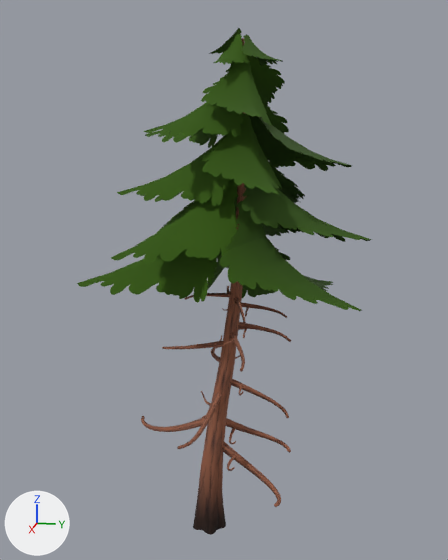
Before and after pictures for a commit that changed the glTF model assets/nature/Pine_3.gltf.
Camera for both pictures: a camera (50 mm lens) standing at (8.44, 1.93, 5.86) and looking at (-0.34, 0.17, 3.67). The lights are fixed; the arrows at lower left show +X, +Y and +Z. The older version comes first. Vertices at exactly the same position are counted once.

The first picture shows 'Pine_3'.
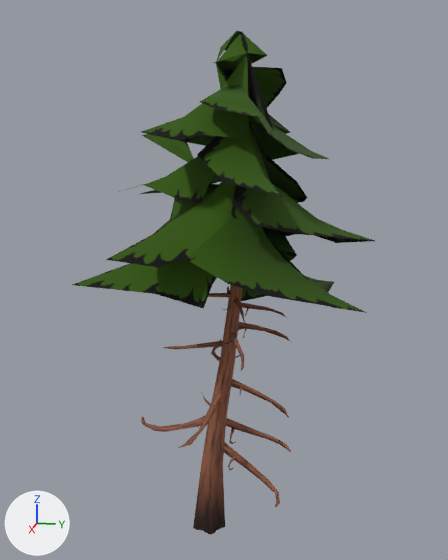
The change, as JSON lines over the scene's bpy script:
```json
{"block": "mat_leaves_pine", "change": "nodes: BsdfPrincipled, Math x3, Mix, OutputMaterial, TexImage, VertexColor"}
{"block": "mat_leaves_pine", "change": "nodes: BsdfPrincipled, OutputMaterial, TexImage"}
{"block": "me_tree_030", "where": "# used by ob_pine_3; location = (0.0, 0.0, 0.0)"}
{"op": "remove", "block": "me_tree_030", "code": "me_tree_030.from_pydata(...)  # 2769 vertices, 4964 faces; spans x -2.11..1.5, y -1.7..2.29, z -0.24..7.16"}
{"op": "add", "block": "me_tree_030", "code": "me_tree_030.from_pydata(...)  # 691 vertices, 1118 faces; spans x -2.11..1.5, y -1.7..2.29, z -0.24..7.09"}
{"block": "me_tree_030", "change": "me_tree_030 part 1: 10 vertices moved within x 0.0..0.34, y -0.15..0.6, z 1.1..3.56; 2078 vertices removed from x -1.68..1.2, y -1.32..2.01, z -0.24..7.16"}
```

What differs and where, as boxes [x1, y1, x2, y2] in the pictures (448 x 560 px):
```json
{"object": "Pine_3", "change": "recoloured, reshaped", "before": [77, 28, 371, 535], "after": [73, 31, 375, 535]}
{"part": 1, "of": "me_tree_030", "change": "reshaped", "before": [77, 28, 371, 535], "after": [201, 344, 247, 468]}
```
